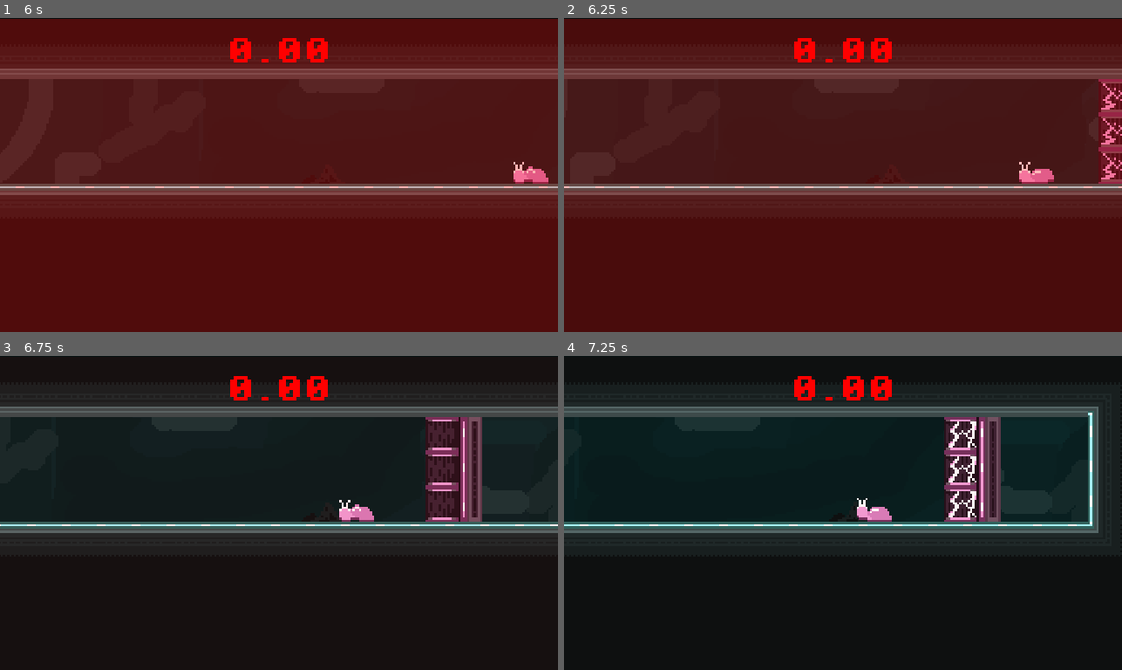
Above: before the commit, frames 1-4 (two rows, left to right).
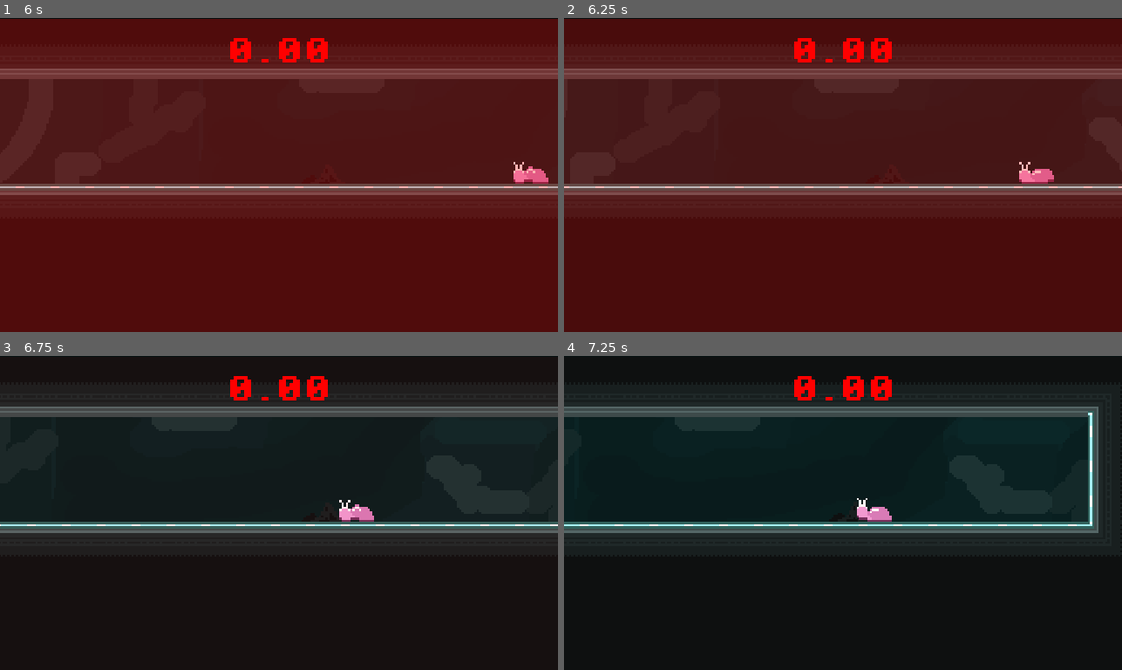
Above: after the commit, the same moments.

Repository: Serial-Cyn/patch-it-up
Game: Godot game, scene res://levels/level_2.tscn
The game is run twice, just before and just after one commit, with the same random seed, the same clock (stepped at 60 frames per second) and the same inputs. This scene is started directly instead of the project's main scene.
Inputs:
- Up to frame 1 (6 s): hold D (move_right) 0.53-2.03 s; tap W (jump) at 0.77, 1.52, 3.02, 3.77, 4.52 s; hold A (move_left) 2.03-2.78 s; hold D (move_right) 2.78-4.28 s; hold A (move_left) 4.28-5.03 s; hold D (move_right) 5.03-5.78 s; hold A (move_left) from 5.78 s (still down)
- Up to frame 2 (6.25 s): keep holding A (move_left); tap W (jump) at 6.02 s
- Up to frame 3 (6.75 s): keep holding A (move_left)
- Up to frame 4 (7.25 s): keep holding A (move_left); tap W (jump) at 6.77 s

Frame 1 is identical in both runs. In frame 2, 1.1% of the frame differs, in the area x 95-100%, y 19-53%; in frame 3, 3.4%, in the area x 76-87%, y 19-53%; in frame 4, 3.3%.

Commit message:
improved boss level

Diff:
--- a/levels/level_2.tscn
+++ b/levels/level_2.tscn
@@ -565,14 +565,6 @@
 
 [node name="TriggerArea" type="Area2D" parent="Traps/Chamber3/DeathPlatform"]
 
-[node name="Area2D2" type="Area2D" parent="Traps/Chamber3"]
-position = Vector2(380, 0)
-
-[node name="CollisionShape2D" type="CollisionShape2D" parent="Traps/Chamber3/Area2D2"]
-position = Vector2(1775, -104)
-rotation = 1.5708
-shape = SubResource("RectangleShape2D_dpc8t")
-
 [node name="DeathPlatform2" type="Node2D" parent="Traps/Chamber3"]
 position = Vector2(1195, -83)
 
@@ -640,9 +632,10 @@
 
 [node name="SoundEffects" parent="Player" instance=ExtResource("10_ndgrd")]
 unique_name_in_owner = true
-position = Vector2(103, 4)
+position = Vector2(0, -1)
 
 [node name="Boss" parent="." instance=ExtResource("17_uo0vl")]
+unique_name_in_owner = true
 position = Vector2(2181, -96)
 
 [node name="Patch" parent="." instance=ExtResource("8_uo0vl")]
@@ -715,7 +708,6 @@
 [connection signal="body_entered" from="Traps/Chamber2/Spike5/LastSpikeDeath" to="Traps/Chamber2" method="_on_last_spike_death_body_entered"]
 [connection signal="body_entered" from="Traps/Chamber3/Area2D" to="Traps/Chamber3" method="_on_area_2d_body_entered"]
 [connection signal="body_exited" from="Traps/Chamber3/Area2D" to="Traps/Chamber3" method="_on_area_2d_body_exited"]
-[connection signal="body_entered" from="Traps/Chamber3/Area2D2" to="Traps/Chamber3" method="_on_area_2d_2_body_entered"]
 [connection signal="body_entered" from="Patch/RunTrigger" to="Patch" method="_on_run_trigger_body_entered"]
 [connection signal="timeout" from="Patch/StopTimer" to="Patch" method="_on_stop_timer_timeout"]
 [connection signal="timeout" from="StartGame" to="." method="_on_start_game_timeout"]
--- a/scenes/boss.tscn
+++ b/scenes/boss.tscn
@@ -165,4 +165,5 @@
 position = Vector2(0, 15)
 shape = SubResource("RectangleShape2D_neq0i")
 
+[connection signal="animation_finished" from="AnimatedSprite2D" to="." method="_on_animated_sprite_2d_animation_finished"]
 [connection signal="body_entered" from="HurtBox" to="." method="_on_hurt_box_body_entered"]
--- a/scenes/turret.tscn
+++ b/scenes/turret.tscn
@@ -63,29 +63,29 @@
 atlas = ExtResource("2_485p4")
 region = Rect2(96, 48, 48, 16)
 
+[sub_resource type="AtlasTexture" id="AtlasTexture_137wx"]
+atlas = ExtResource("2_485p4")
+region = Rect2(96, 48, 48, 16)
+
+[sub_resource type="AtlasTexture" id="AtlasTexture_iacx2"]
+atlas = ExtResource("2_485p4")
+region = Rect2(144, 48, 48, 16)
+
+[sub_resource type="AtlasTexture" id="AtlasTexture_d25s7"]
+atlas = ExtResource("2_485p4")
+region = Rect2(0, 64, 48, 16)
+
+[sub_resource type="AtlasTexture" id="AtlasTexture_jbyhu"]
+atlas = ExtResource("2_485p4")
+region = Rect2(48, 64, 48, 16)
+
+[sub_resource type="AtlasTexture" id="AtlasTexture_8a46y"]
+atlas = ExtResource("2_485p4")
+region = Rect2(96, 64, 48, 16)
+
 [sub_resource type="AtlasTexture" id="AtlasTexture_el7wl"]
 atlas = ExtResource("2_485p4")
 region = Rect2(0, 0, 48, 16)
-
-[sub_resource type="AtlasTexture" id="AtlasTexture_137wx"]
-atlas = ExtResource("2_485p4")
-region = Rect2(96, 48, 48, 16)
-
-[sub_resource type="AtlasTexture" id="AtlasTexture_iacx2"]
-atlas = ExtResource("2_485p4")
-region = Rect2(144, 48, 48, 16)
-
-[sub_resource type="AtlasTexture" id="AtlasTexture_d25s7"]
-atlas = ExtResource("2_485p4")
-region = Rect2(0, 64, 48, 16)
-
-[sub_resource type="AtlasTexture" id="AtlasTexture_jbyhu"]
-atlas = ExtResource("2_485p4")
-region = Rect2(48, 64, 48, 16)
-
-[sub_resource type="AtlasTexture" id="AtlasTexture_8a46y"]
-atlas = ExtResource("2_485p4")
-region = Rect2(96, 64, 48, 16)
 
 [sub_resource type="AtlasTexture" id="AtlasTexture_v6fyb"]
 atlas = ExtResource("2_485p4")
@@ -154,6 +154,21 @@
 }, {
 "duration": 1.0,
 "texture": SubResource("AtlasTexture_mpvso")
+}, {
+"duration": 1.0,
+"texture": SubResource("AtlasTexture_137wx")
+}, {
+"duration": 1.0,
+"texture": SubResource("AtlasTexture_iacx2")
+}, {
+"duration": 1.0,
+"texture": SubResource("AtlasTexture_d25s7")
+}, {
+"duration": 1.0,
+"texture": SubResource("AtlasTexture_jbyhu")
+}, {
+"duration": 1.0,
+"texture": SubResource("AtlasTexture_8a46y")
 }],
 "loop": false,
 "name": &"charge",
@@ -168,21 +183,6 @@
 "speed": 5.0
 }, {
 "frames": [{
-"duration": 1.0,
-"texture": SubResource("AtlasTexture_137wx")
-}, {
-"duration": 1.0,
-"texture": SubResource("AtlasTexture_iacx2")
-}, {
-"duration": 1.0,
-"texture": SubResource("AtlasTexture_d25s7")
-}, {
-"duration": 1.0,
-"texture": SubResource("AtlasTexture_jbyhu")
-}, {
-"duration": 1.0,
-"texture": SubResource("AtlasTexture_8a46y")
-}, {
 "duration": 1.0,
 "texture": SubResource("AtlasTexture_v6fyb")
 }, {
@@ -207,14 +207,13 @@
 size = Vector2(24, 15)
 
 [node name="turret" type="Area2D"]
+z_index = 1
 script = ExtResource("1_el7wl")
 
 [node name="AnimatedSprite2D" type="AnimatedSprite2D" parent="."]
 sprite_frames = SubResource("SpriteFrames_v6fyb")
 animation = &"shoot"
 autoplay = "idle"
-frame = 9
-frame_progress = 1.0
 
 [node name="gun_area" type="CollisionShape2D" parent="."]
 position = Vector2(-13, 0.5)
@@ -223,6 +222,9 @@
 [node name="ShootCooldown" type="Timer" parent="."]
 wait_time = 2.0
 one_shot = true
+
+[node name="Marker2D" type="Marker2D" parent="."]
+position = Vector2(120, 0)
 
 [connection signal="body_entered" from="." to="." method="_on_body_entered"]
 [connection signal="body_exited" from="." to="." method="_on_body_exited"]
--- /dev/null
+++ b/scenes/turret_projectile.gd
@@ -0,0 +1,19 @@
+extends Area2D
+
+
+@onready var sprite_2d: Sprite2D = $Sprite2D
+@onready var timer: Timer = $Timer
+
+
+func  _ready() -> void:
+	extend_laser(1500.0)
+
+	timer.start()
+
+func extend_laser(length: float):
+
+	sprite_2d.scale.x = length / sprite_2d.texture.get_width()
+
+
+func _on_timer_timeout() -> void:
+	queue_free()
--- /dev/null
+++ b/scenes/turret_projectile.tscn
@@ -0,0 +1,24 @@
+[gd_scene load_steps=4 format=3 uid="uid://cq84rqmu2rlst"]
+
+[ext_resource type="Texture2D" uid="uid://cm7om3aecoq0r" path="res://assets/sprites/patch-turret_spritesheet.png" id="1_1vc1r"]
+[ext_resource type="Script" uid="uid://oupw7xh54xst" path="res://scenes/turret_projectile.gd" id="1_thpf4"]
+
+[sub_resource type="RectangleShape2D" id="RectangleShape2D_thpf4"]
+size = Vector2(28, 11)
+
+[node name="turret_projectile" type="Area2D"]
+script = ExtResource("1_thpf4")
+
+[node name="Sprite2D" type="Sprite2D" parent="."]
+show_behind_parent = true
+texture = ExtResource("1_1vc1r")
+region_enabled = true
+region_rect = Rect2(3, 96, 29, 16)
+
+[node name="CollisionShape2D" type="CollisionShape2D" parent="."]
+position = Vector2(0, -0.5)
+shape = SubResource("RectangleShape2D_thpf4")
+
+[node name="Timer" type="Timer" parent="."]
+
+[connection signal="timeout" from="Timer" to="." method="_on_timer_timeout"]
--- a/scripts/boss.gd
+++ b/scripts/boss.gd
@@ -4,10 +4,14 @@
 @onready var player: CharacterBody2D = %Player
 @onready var animated_sprite_2d: AnimatedSprite2D = $AnimatedSprite2D
 @onready var game_manager: Node = %GameManager
+@onready var sound_effects: AudioStreamPlayer2D = %SoundEffects
+@onready var death_platform_2: Node2D = $"../Traps/Chamber3/DeathPlatform2"
 
 
 const SPEED = 1.0
 
+var life : int = 3
+var dead : bool = false
 var player_pos : Vector2
 
 func _physics_process(delta: float) -> void:
@@ -15,7 +19,15 @@
 	if not is_on_floor():
 		velocity += get_gravity() * delta
 
-	follow_player(delta)
+	if life > 0:
+		follow_player(delta)
+	else:
+		velocity.x = 0
+		if not dead:
+			animated_sprite_2d.play("death")
+
+			dead = true
+
 	move_and_slide()
 
 func follow_player(delta):
@@ -32,6 +44,19 @@
 		animated_sprite_2d.flip_h = false
 
 
+func damage():
+	life -= 1
+	sound_effects.play_sfx(sound_effects.SFX.EXPLOSION)
+	player.shake_screen(5.0)
+
 func _on_hurt_box_body_entered(body: Node2D) -> void:
 	if body.is_in_group("Player"):
 		game_manager.damage_player(20)
+
+
+func _on_animated_sprite_2d_animation_finished() -> void:
+	if animated_sprite_2d.animation == "death":
+		sound_effects.play_sfx(sound_effects.SFX.EXPLOSION)
+		player.shake_screen(10.0)
+		death_platform_2.queue_free()
+		queue_free()
--- a/scripts/turret.gd
+++ b/scripts/turret.gd
@@ -2,15 +2,26 @@
 
 @onready var animated_sprite_2d: AnimatedSprite2D = $AnimatedSprite2D
 @onready var shoot_cooldown: Timer = $ShootCooldown
+@onready var marker_2d: Marker2D = $Marker2D
+@onready var boss: CharacterBody2D = %Boss
 
+var laser = preload("res://scenes/turret_projectile.tscn")
 
 var in_gun_zone : bool = false
 var shoot : bool = false
 var is_gun_cooldowned : bool = true
+var laser_shot : bool = false
 
 func _process(delta: float) -> void:
 	if shoot:
 		animated_sprite_2d.play("shoot")
+
+		if not laser_shot:
+			var beam = laser.instantiate()
+			beam.position = marker_2d.position
+			add_child(beam)
+
+			laser_shot = true
 
 	elif in_gun_zone and is_gun_cooldowned:
 		animated_sprite_2d.play("charge")
@@ -35,9 +46,12 @@
 
 	if animated_sprite_2d.animation == "shoot":
 		shoot_cooldown.start()
+		if boss:
+			boss.damage()
 		is_gun_cooldowned = false
 		shoot = false
 
 
 func _on_shoot_cooldown_timeout() -> void:
 	is_gun_cooldowned = true
+	laser_shot = false
Not shown, added: scenes/turret_projectile.gd.uid
